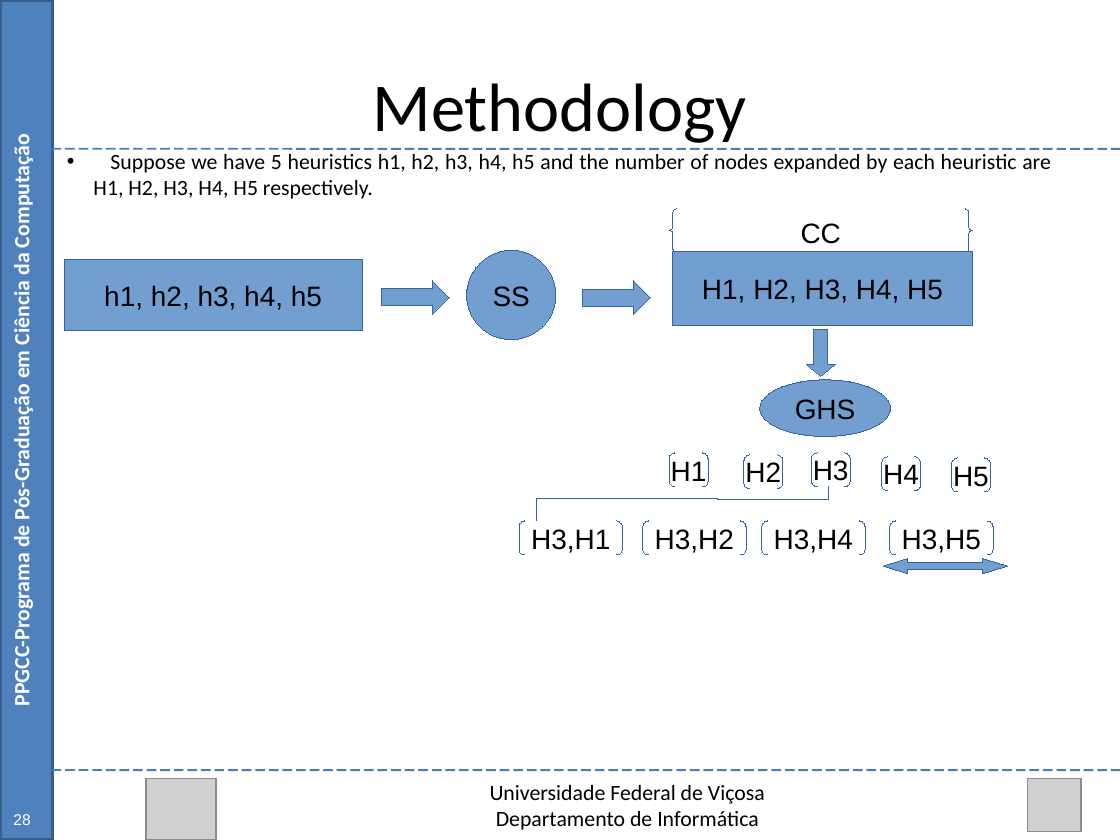
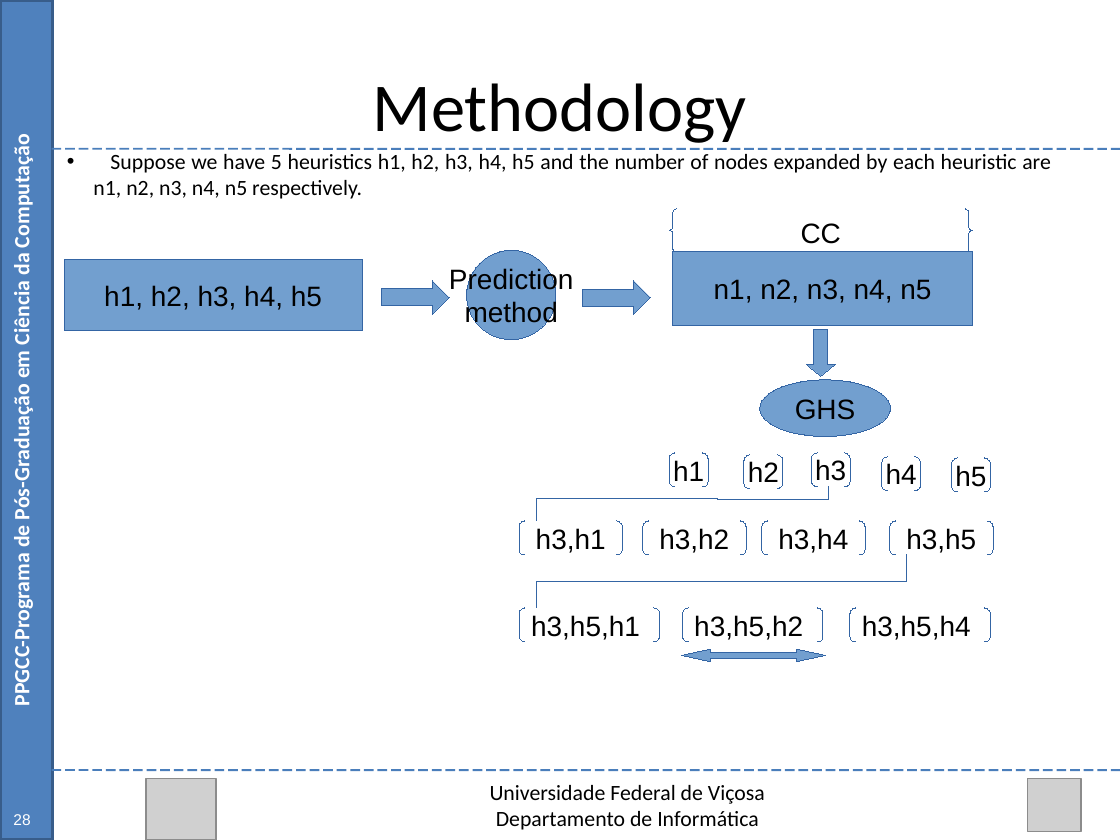
Before and after one commit to Marvinsky/research-marvin, a slide deck: slide 34 of latex/odp/selection heuristics.odp (slide 47 before the commit). Drawn at 1120x840 pixels with LibreOffice and Linux fonts; fonts in the diff are those of the drawing; grey boxes stand for pictures. Boxes give left, top, right and bottom in pixels: in the first picture for what was removed or moved away, otherwise in the second. Text is boxed around its words. In the diff, an @@ line names an element or a change of style, - is before the commit and + after.

Commit message:
11/09/15 update selection heuristics.odp

```diff
--- a/latex/odp/selection heuristics.odp
+++ b/latex/odp/selection heuristics.odp
@@ text at bbox=[93, 154, 1051, 199]: text changed @@
-• Suppose we have 5 heuristics h1, h2, h3, h4, h5 and the number of nodes expanded by each heuristic are H1, H2, H3, H4, H5 respectively.
+• Suppose we have 5 heuristics h1, h2, h3, h4, h5 and the number of nodes expanded by each heuristic are n1, n2, n3, n4, n5 respectively.
@@ text in ellipse at bbox=[449, 267, 573, 328]: text changed @@
-SS
+Prediction
+method
@@ text in rectangle at bbox=[714, 279, 931, 303]: text changed @@
-H1, H2, H3, H4, H5
+n1, n2, n3, n4, n5
@@ text in bracket pair at bbox=[673, 460, 704, 481]: text changed @@
-H1
+h1
@@ text in bracket pair at bbox=[748, 461, 779, 482]: text changed @@
-H2
+h2
@@ text in bracket pair at bbox=[815, 459, 846, 481]: text changed @@
-H3
+h3
@@ text in bracket pair at bbox=[886, 463, 917, 484]: text changed @@
-H4
+h4
@@ text in bracket pair at bbox=[955, 465, 986, 487]: text changed @@
-H5
+h5
@@ text in bracket pair at bbox=[536, 528, 606, 553]: text changed @@
-H3,H1
+h3,h1
@@ text in bracket pair at bbox=[659, 528, 729, 553]: text changed @@
-H3,H2
+h3,h2
@@ text in bracket pair at bbox=[778, 528, 848, 553]: text changed @@
-H3,H4
+h3,h4
@@ text in bracket pair at bbox=[906, 528, 976, 553]: text changed @@
-H3,H5
+h3,h5
@@ elbow line added from (907, 556) to (536, 608), #3465A4 0 pt @@
@@ bracket pair added at bbox=[520, 608, 661, 642], outline #3465A4 0 pt, 18 pt, text #000000 @@
+h3,h5,h1
@@ bracket pair added at bbox=[682, 608, 823, 642], outline #3465A4 0 pt, 18 pt, text #000000 @@
+h3,h5,h2
@@ bracket pair added at bbox=[850, 608, 991, 642], outline #3465A4 0 pt, 18 pt, text #000000 @@
+h3,h5,h4
@@ left right arrow: place and size @@
-left right arrow at bbox=[883, 559, 1007, 575]
+left right arrow at bbox=[682, 650, 825, 662]
@@ left right arrow at bbox=[682, 650, 825, 662]: proportions changed @@
```
Also in this commit, not shown: 12 other slides changed, 20 slides removed.
